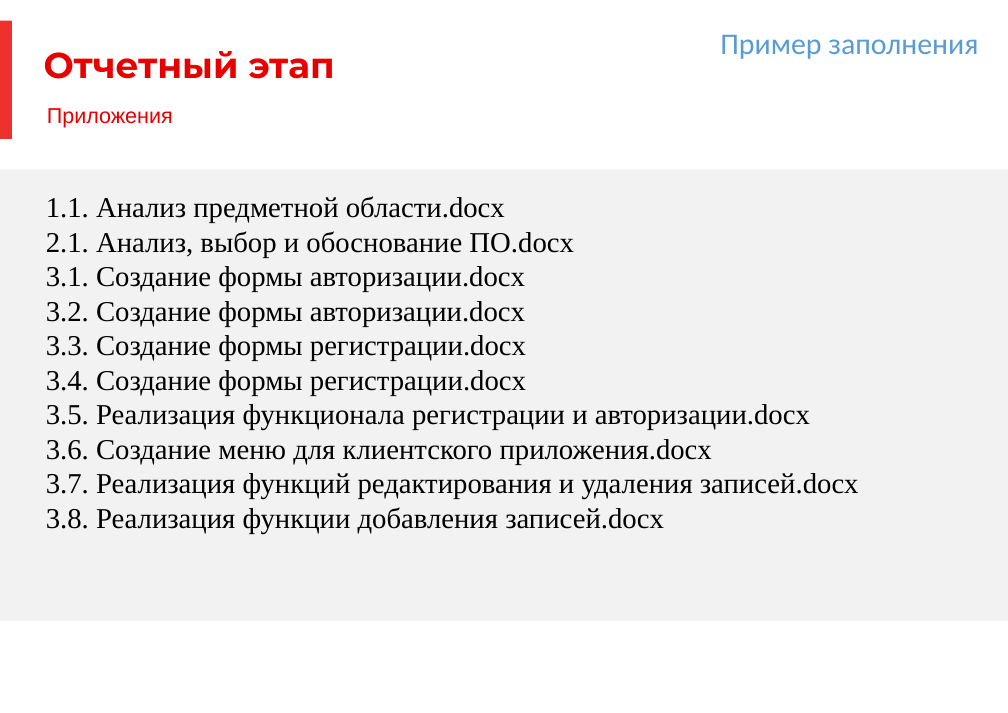
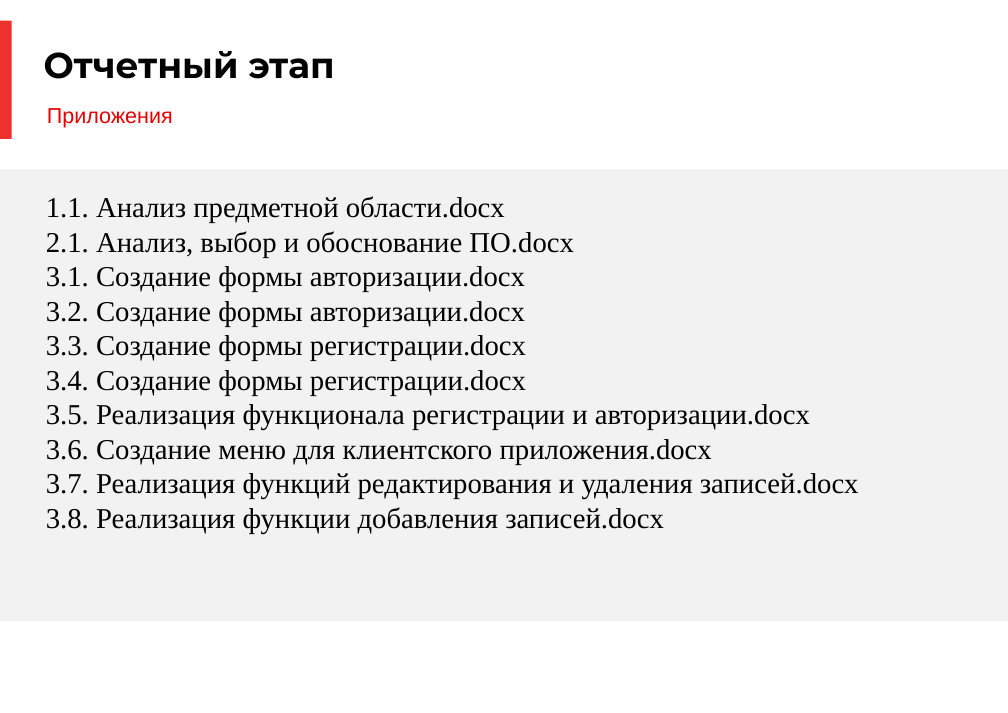
Before and after one commit to a-attendee/practice-2, a slide deck: slide 15 of docs/Prilozhenie 1 k individualnomu zadaniyu UP. PM.03 (shablon otcheta dlya zapolneniya).pptx. Drawn at 1008x713 pixels with LibreOffice and Linux fonts; fonts in the diff are those of the drawing; background and template pictures are left out. Boxes give left, top, right and bottom in pixels: in the first picture for what was removed or moved away, otherwise in the second. Text is boxed around its words. In the diff, an @@ line names an element or a change of style, - is before the commit and + after.

```diff
--- a/docs/Prilozhenie 1 k individualnomu zadaniyu UP. PM.03 (shablon otcheta dlya zapolneniya).pptx
+++ b/docs/Prilozhenie 1 k individualnomu zadaniyu UP. PM.03 (shablon otcheta dlya zapolneniya).pptx
@@ title "Отчетный этап" at bbox=[44, 51, 335, 79]: text colour #E60000 to #000000 @@
@@ text removed at bbox=[720, 35, 978, 59] @@
-Пример заполнения
```
Also in this commit, not shown: 14 other slides changed, 27 other files.
